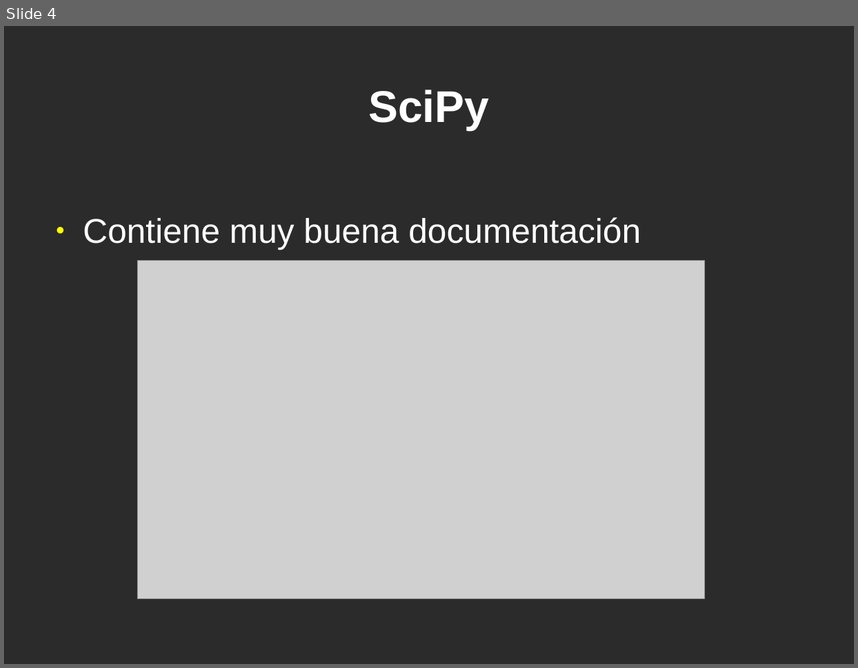
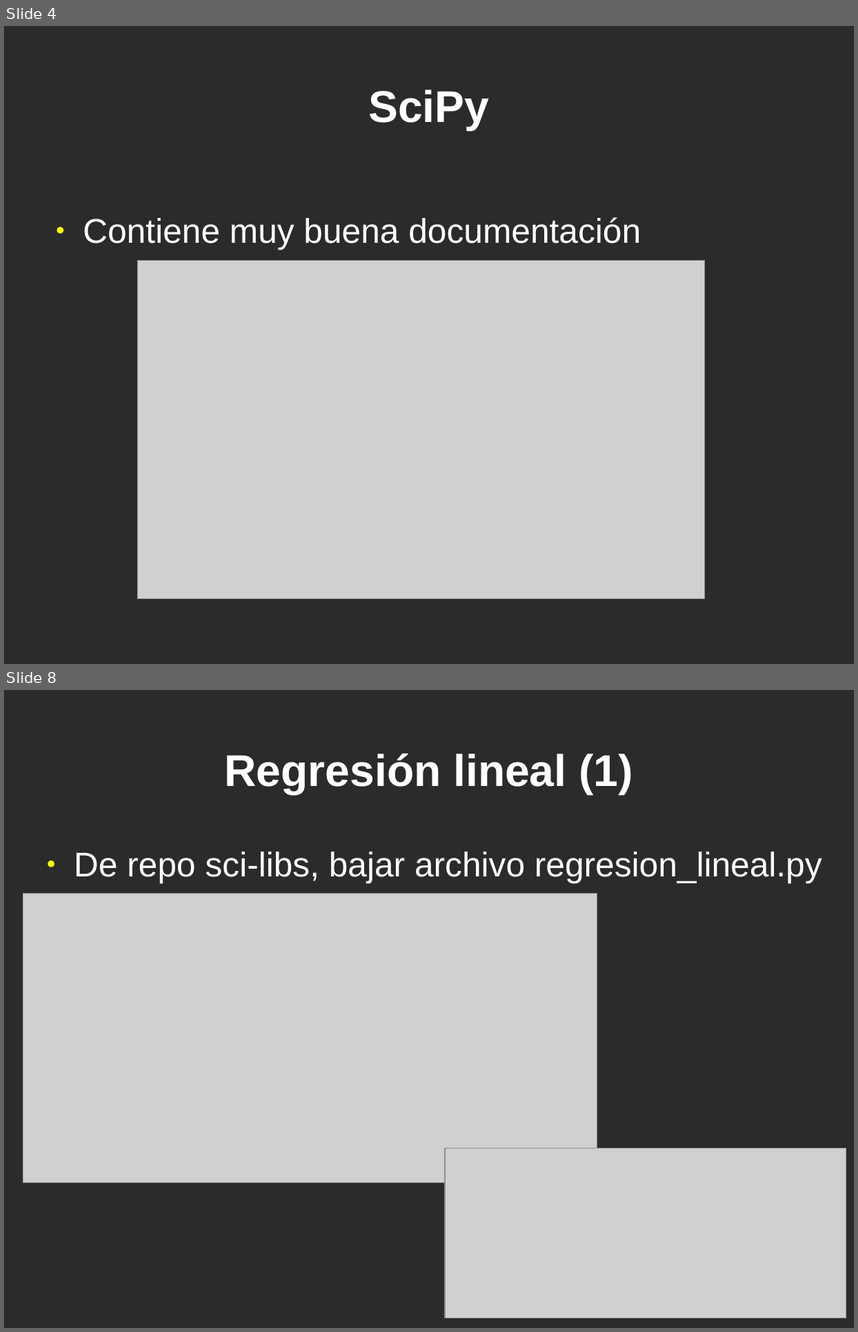
Before and after one commit to jeudy/clases_topicosI2013, a slide deck: 12-Librerias-Scipy.odp. Shown one above the other, each under a label of ours: slide 4 before the commit, slides 4 and 8 after it; the slides between them are not shown. The pictures are 858x668 and 858x1332 pixels, drawn with LibreOffice and Linux fonts; fonts in the diff are those of the drawing; grey boxes stand for pictures; background and template pictures are left out; a plain dark background stands for a picture behind light text. Boxes give left, top, right and bottom in pixels: in the first picture for what was removed or moved away, otherwise in the second. Text is boxed around its words. In the diff, an @@ line names an element or a change of style, - is before the commit and + after.

```diff
--- a/12-Librerias-Scipy.odp
+++ b/12-Librerias-Scipy.odp
@@ slide 8 added at (x1=4, y1=690, x2=854, y2=1328), background picture (left out) @@
@@ title added at (x1=225, y1=753, x2=633, y2=794), 41.4 pt, text #FFFFFF, bold @@
+Regresión lineal (1)
@@ text added at (x1=74, y1=851, x2=822, y2=883), 32 pt, text #FFFFFF @@
+● De repo sci-libs, bajar archivo regresion_lineal.py
@@ picture added at (x1=23, y1=893, x2=597, y2=1182) @@
@@ picture added at (x1=445, y1=1148, x2=847, y2=1318) @@
```
Also in this commit, not shown: 17 other slides added.
